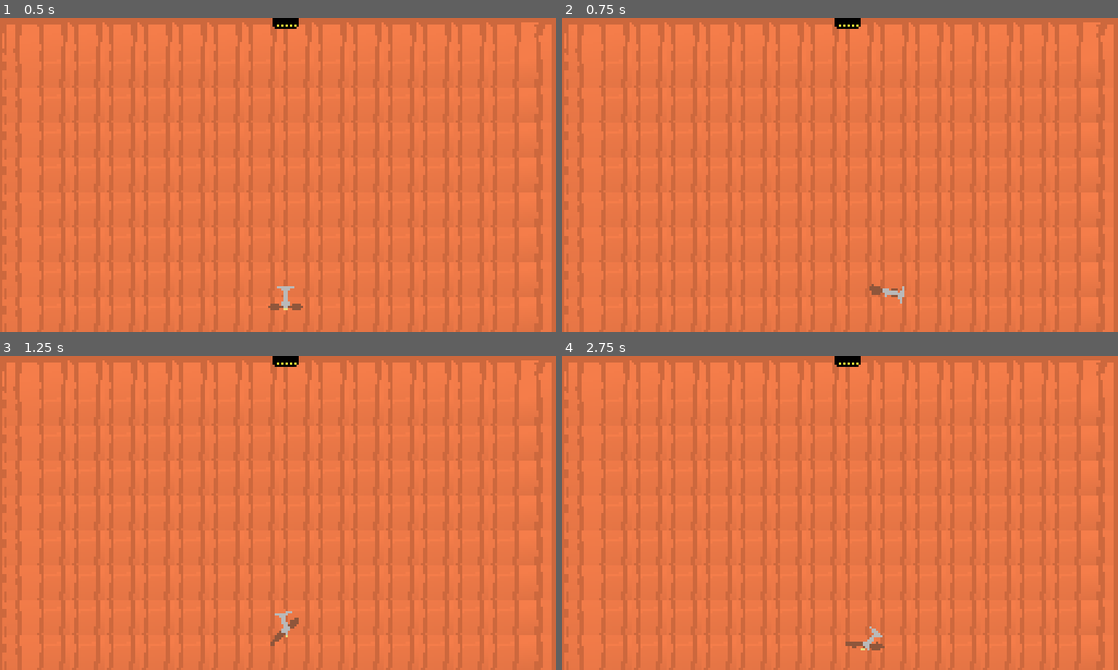
Above: before the commit, frames 1-4 (two rows, left to right).
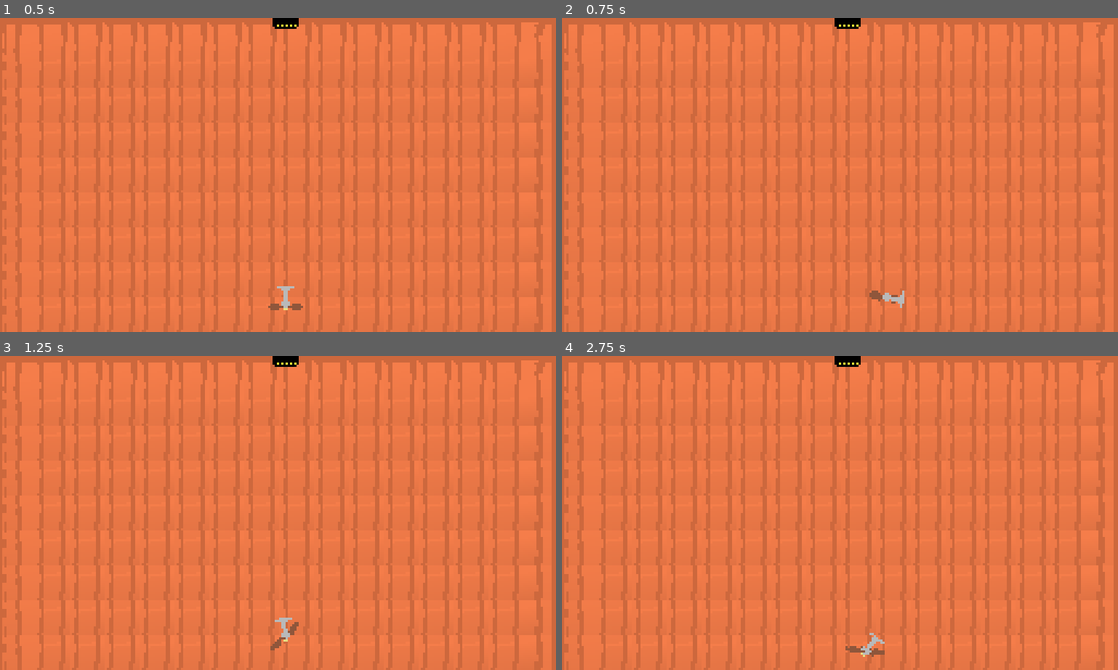
Above: after the commit, the same moments.

Repository: jreje/fan
Game: Godot game, scene res://Main.tscn
Two runs of this game, one before a commit and one after it. Both use one fixed random seed, a clock stepped at 60 frames per second and the inputs below.
Inputs:
- Up to frame 1 (0.5 s): no input
- Up to frame 2 (0.75 s): hold D (tilt_right) from 0.53 s (still down); hold Space (fly) from 0.53 s (still down)
- Up to frame 3 (1.25 s): keep holding D (tilt_right); keep holding Space (fly)
- Up to frame 4 (2.75 s): release Space (fly) at 1.28 s; tap Space (fly) at 1.35 s; release D (tilt_right) at 2.03 s; hold A (tilt_left) from 2.03 s (still down); hold Space (fly) from 2.03 s (still down)

Frame 1 is identical in both runs. In frame 2, 0.2% of the frame differs, in the area x 55-62%, y 84-93%; in frame 3, 0.2%; in frame 4, 0.3%, in the area x 50-59%, y 86-96%.

Commit message:
small hitbox

Diff:
--- a/player/player.tscn
+++ b/player/player.tscn
@@ -42,8 +42,8 @@
 "speed": 10.0
 }]
 
-[sub_resource type="RectangleShape2D" id="RectangleShape2D_rkbax"]
-size = Vector2(16, 11)
+[sub_resource type="RectangleShape2D" id="RectangleShape2D_oul6g"]
+size = Vector2(8, 6)
 
 [node name="Player" type="CharacterBody2D" unique_id=1895383633]
 script = ExtResource("1_oul6g")
@@ -75,5 +75,5 @@
 metadata/_aseprite_wizard_source_file_hash_ = "711ed98901254680aab5e36aaf43c503"
 
 [node name="CollisionShape2D" type="CollisionShape2D" parent="." unique_id=1732256716]
-position = Vector2(0, -2.5)
-shape = SubResource("RectangleShape2D_rkbax")
+position = Vector2(0, -5)
+shape = SubResource("RectangleShape2D_oul6g")
